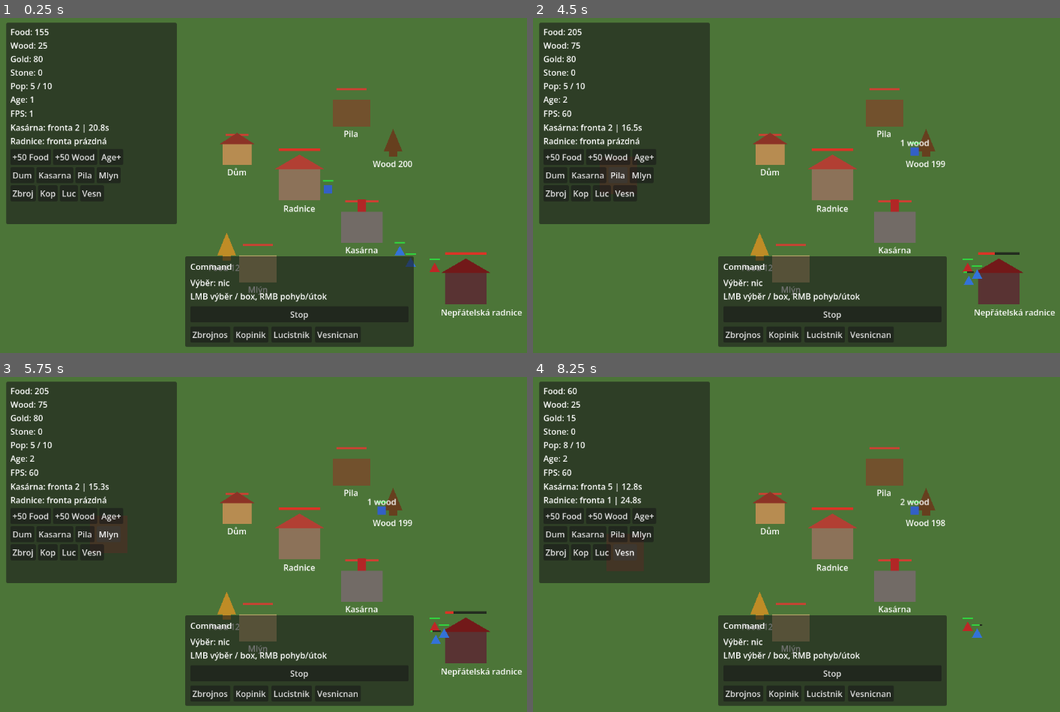
Above: before the commit, frames 1-4 (two rows, left to right).
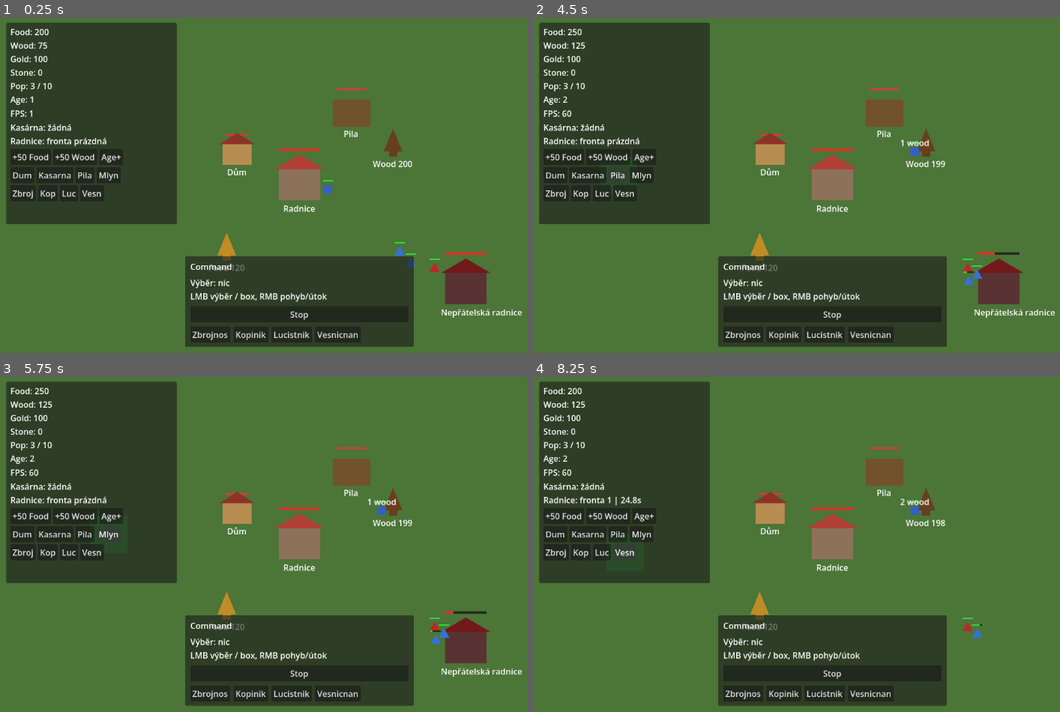
Above: after the commit, the same moments.

Repository: Kosino/ceske-srdce
Game: Godot game, scene res://scenes/map/Map.tscn
The game is run twice, just before and just after one commit, with the same random seed, the same clock (stepped at 60 frames per second) and the same inputs.
Inputs:
- Up to frame 1 (0.25 s): no input
- Up to frame 2 (4.5 s): click "+50 Food" at 0.5 s; click "+50 Wood" at 1.25 s; click "Age+" at 2 s; click "Dum" at 2.75 s; click "Kasarna" at 3.5 s; click "Pila" at 4.25 s
- Up to frame 3 (5.75 s): click "Mlyn" at 5 s
- Up to frame 4 (8.25 s): click "Zbroj" at 5.75 s; click "Kop" at 6.5 s; click "Luc" at 7.25 s; click "Vesn" at 8 s

The runs differ from the first frame. In frame 1, 1.7% of the frame differs, in the area x 5-73%, y 3-83%; in frame 2, 1.8%; in frame 3, 2.0%; in frame 4, 2.1%.

Commit message:
Remove Map demo starting-resource grants
Keep DESIGN defaults (200/200/100/0); use debug +50 buttons for tests.

Diff:
--- a/scripts/map/Map.gd
+++ b/scripts/map/Map.gd
@@ -18,9 +18,6 @@
 
 
 func _spawn_core_demo() -> void:
-	# Extra resources so demo can place Pila/Mlýn/Kasárna (DESIGN costs).
-	GameManager.add_resource("wood", 250)
-	GameManager.add_resource("food", 50)
 	var hall: DropOff = DROPOFF_SCENE.instantiate()
 	hall.team = 0
 	hall.position = Vector2(900, 700)
